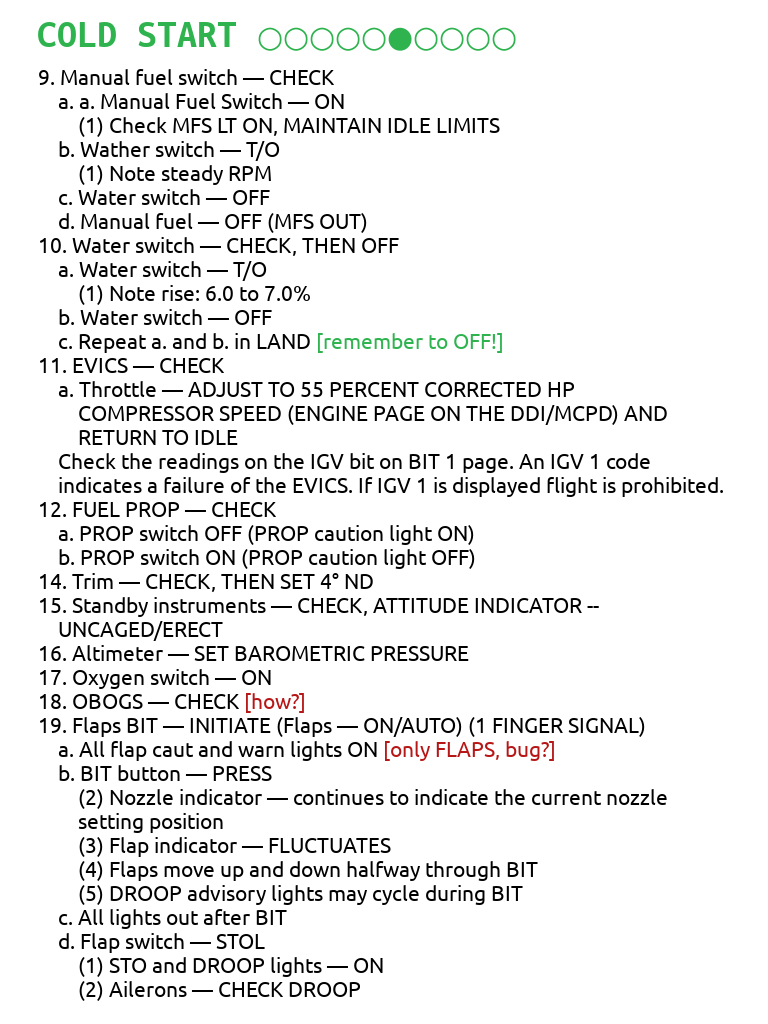
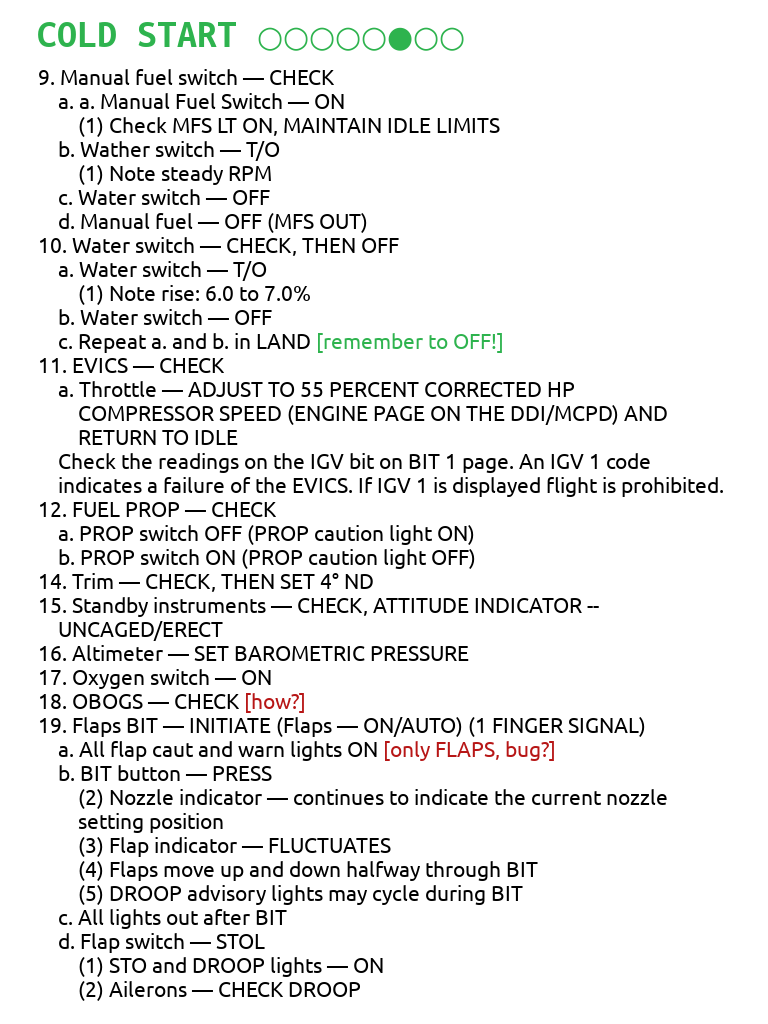
Before/after of a (768, 1024) layered artwork. What changed in the layer stack:
renamed "COLD START ○○○○○●○○○○" to "COLD START ○○○○○●○○", painted on it over (466, 27, 516, 51)
